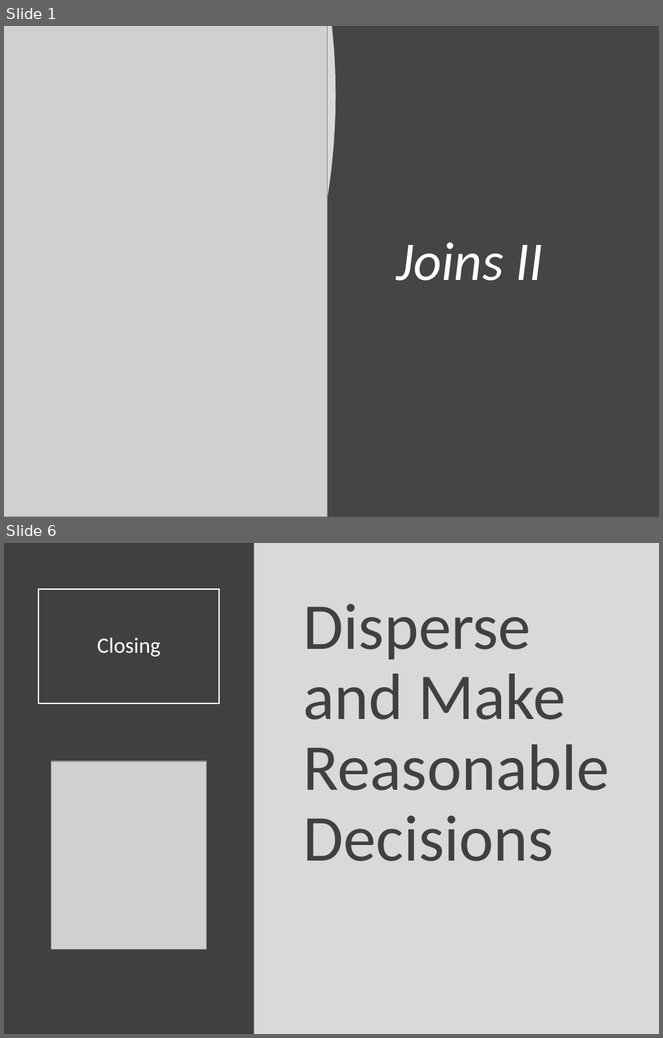
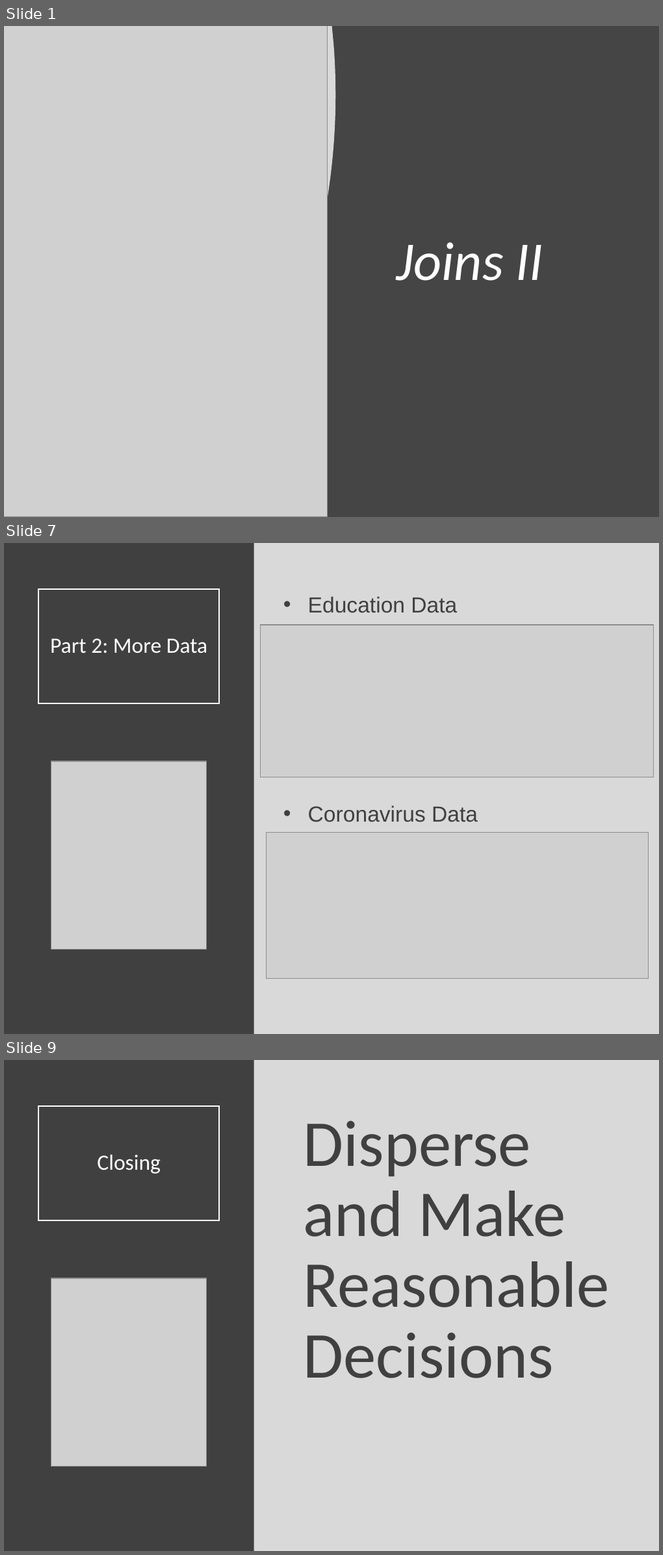
Before and after one commit to SuperMarioGiacomazzo/STOR320_WEBSITE, a slide deck: Lecture/Joins 2/Joins_2_Lecture.pptx. Shown one above the other, each under a label of ours: slides 1 and 6 before the commit, slides 1, 7 and 9 after it; the slides between them are not shown. The pictures are 663x1038 and 663x1555 pixels, drawn with LibreOffice and Linux fonts; fonts in the diff are those of the drawing; grey boxes stand for pictures. Boxes give left, top, right and bottom in pixels: in the first picture for what was removed or moved away, otherwise in the second. Text is boxed around its words. In the diff, an @@ line names an element or a change of style, - is before the commit and + after.

```diff
--- a/Lecture/Joins 2/Joins_2_Lecture.pptx
+++ b/Lecture/Joins 2/Joins_2_Lecture.pptx
@@ slide 7 added at (4,543,659,1034), background #D9D9D9 @@
@@ rectangle added at (4,543,254,1034), fill #404040 @@
@@ title added at (38,589,220,704), outline #FFFFFF 1.5 pt, 24 pt, text #FFFFFF @@
+Part 2: More Data
@@ text added at (308,596,478,823), 24 pt, text #404040 @@
+• Education Data
+• Coronavirus Data
@@ picture added at (261,625,654,778) @@
@@ picture added at (51,761,206,949) @@
@@ picture added at (266,833,648,979) @@
@@ what was slide 6 is now slide 9 @@
```
Also in this commit, not shown: 1 slide changed, 5 other slides added, 3 slides removed, 3 other files.
